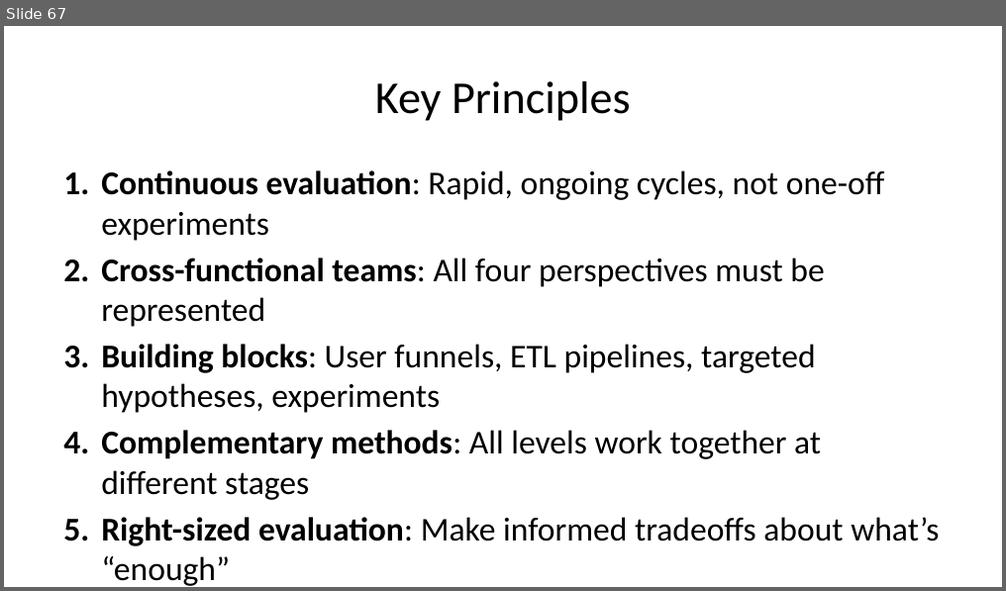
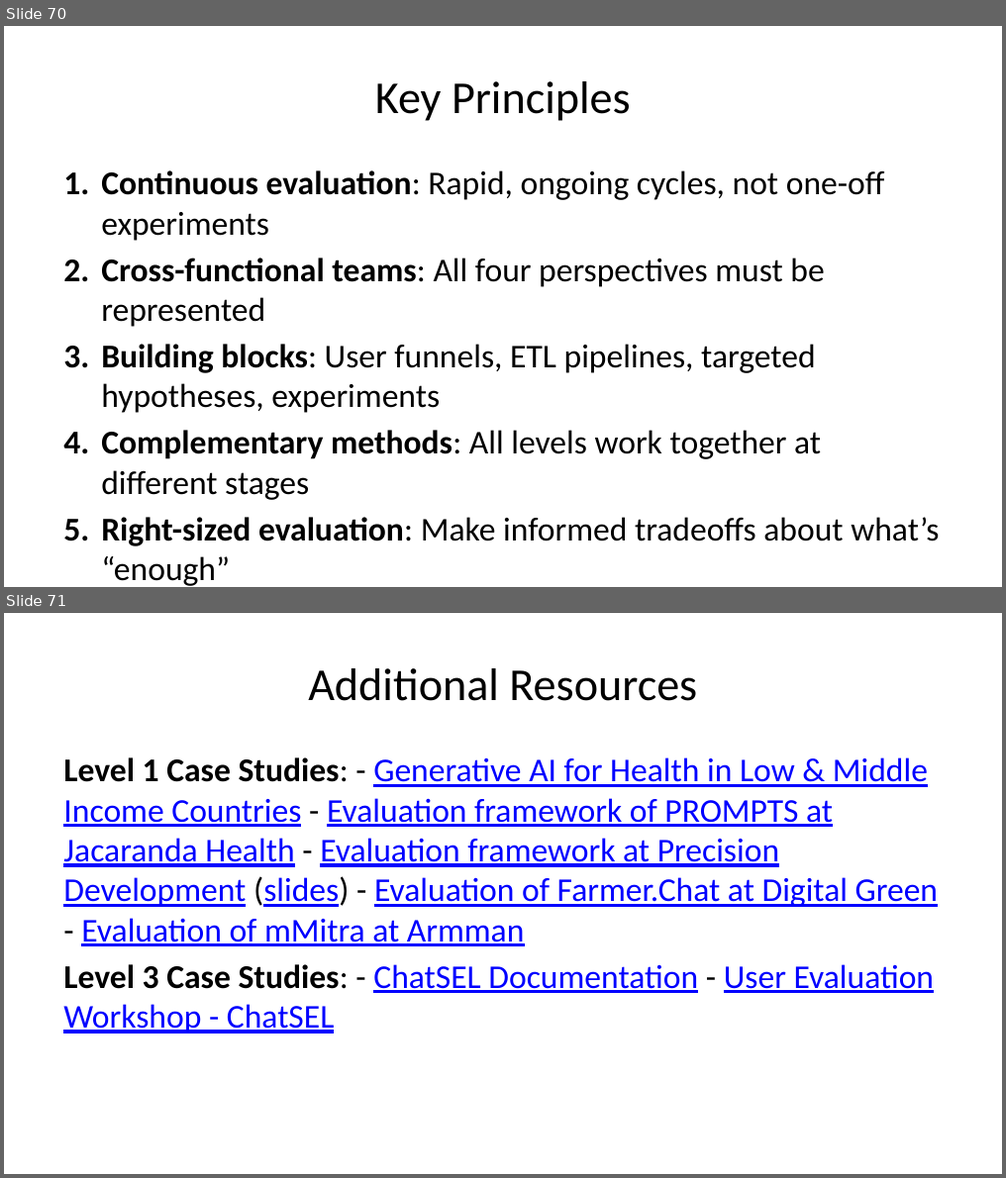
Before and after one commit to littlehifive/taf-ai-eval-pre, a slide deck: presentation/ai_eval_presentation.pptx. Shown one above the other, each under a label of ours: slide 67 before the commit, slides 70 and 71 after it. The pictures are 1006x591 and 1006x1178 pixels, drawn with LibreOffice and Linux fonts; fonts in the diff are those of the drawing. Boxes give left, top, right and bottom in pixels: in the first picture for what was removed or moved away, otherwise in the second. Text is boxed around its words. In the diff, an @@ line names an element or a change of style, - is before the commit and + after.

```diff
--- a/presentation/ai_eval_presentation.pptx
+++ b/presentation/ai_eval_presentation.pptx
@@ slide 71 added at [4, 613, 1002, 1174], background #FFFFFF @@
@@ title added at [308, 668, 697, 701], 33 pt, text #000000 @@
+Additional Resources
@@ text added at [63, 758, 938, 1034], 24 pt, text #0000FF, underline @@
+Level 1 Case Studies: - Generative AI for Health in Low & Middle Income Countries - Evaluation framework of PROMPTS at Jacaranda Health - Evaluation framework at Precision Development (slides) - Evaluation of Farmer.Chat at Digital Green - Evaluation of mMitra at Armman
+Level 3 Case Studies: - ChatSEL Documentation - User Evaluation Workshop - ChatSEL
@@ what was slide 67 is now slide 70 @@
```
Also in this commit, not shown: 24 slides changed, 3 other slides added, 1 slide removed, 6 other files.
